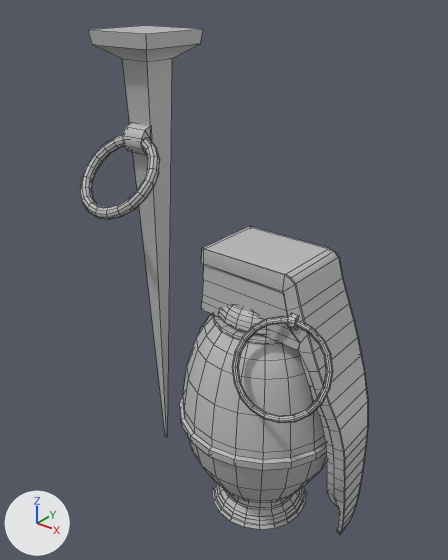
What one commit did to the FBX model HoodwinkProject/Assets/_Hoodwink/Models/dyn_FBXs/dyn_gadget_tripwire.fbx.
The view is the same before and after, from a camera (50 mm lens) standing at (0.146, -0.213, 0.254) and looking at (-0.024, -0.001, 0.123). Every picture has the same lights, and +X, +Y and +Z are marked at lower left. Mesh edges are drawn as thin lines. Where no turn or scale is listed for an object, it has been applied to the vertices.

Objects in the first picture: 'Anchor', 'Grenade'.
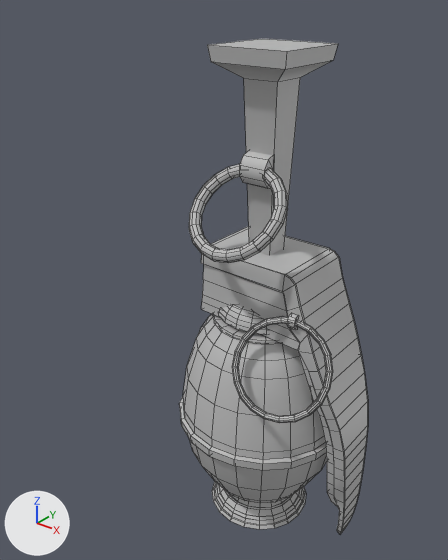
Where the newer file only moved an object's origin or applied its transform, the numbers keep the older frame.

The change in detail:
me_mesh_001 has 230 vertices, 229 faces and spans x -0.022..0.022, y -0.028..0.028, z -0.116..0.116.
me_mesh_001 is used by ob_anchor; location (-0.0697, -0.01, 0.1181).
me_mesh_001 part 1: the whole mesh is moved by (0.0, -0.01, 0.116).
Object 'Anchor' (ob_anchor) moves from (-0.0697, -0.01, 0.1181) to (0.0, -0.0004, 0.0).

Boxes (x1, y1, x2, y2) around the edits, measured in the pictures (448 x 560 px):
'Anchor', moved: before (80, 25, 203, 437); after (189, 39, 338, 263)
